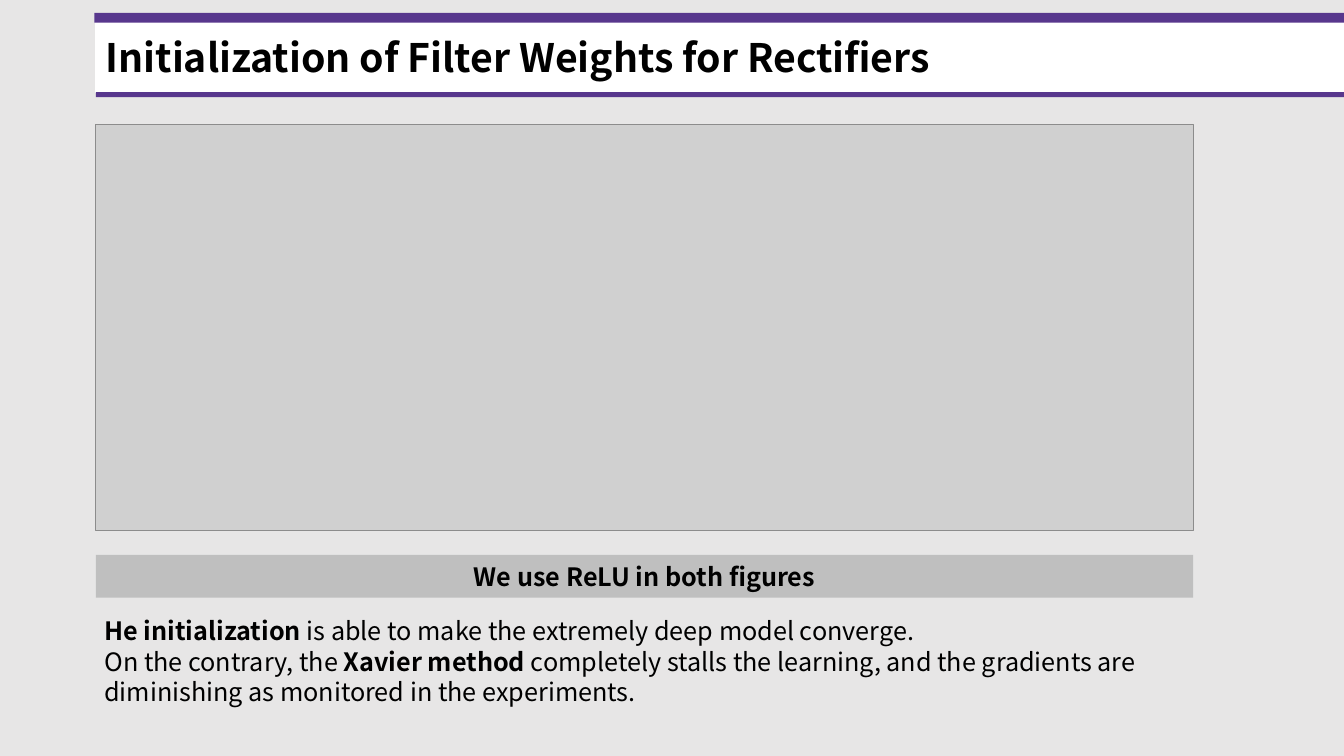
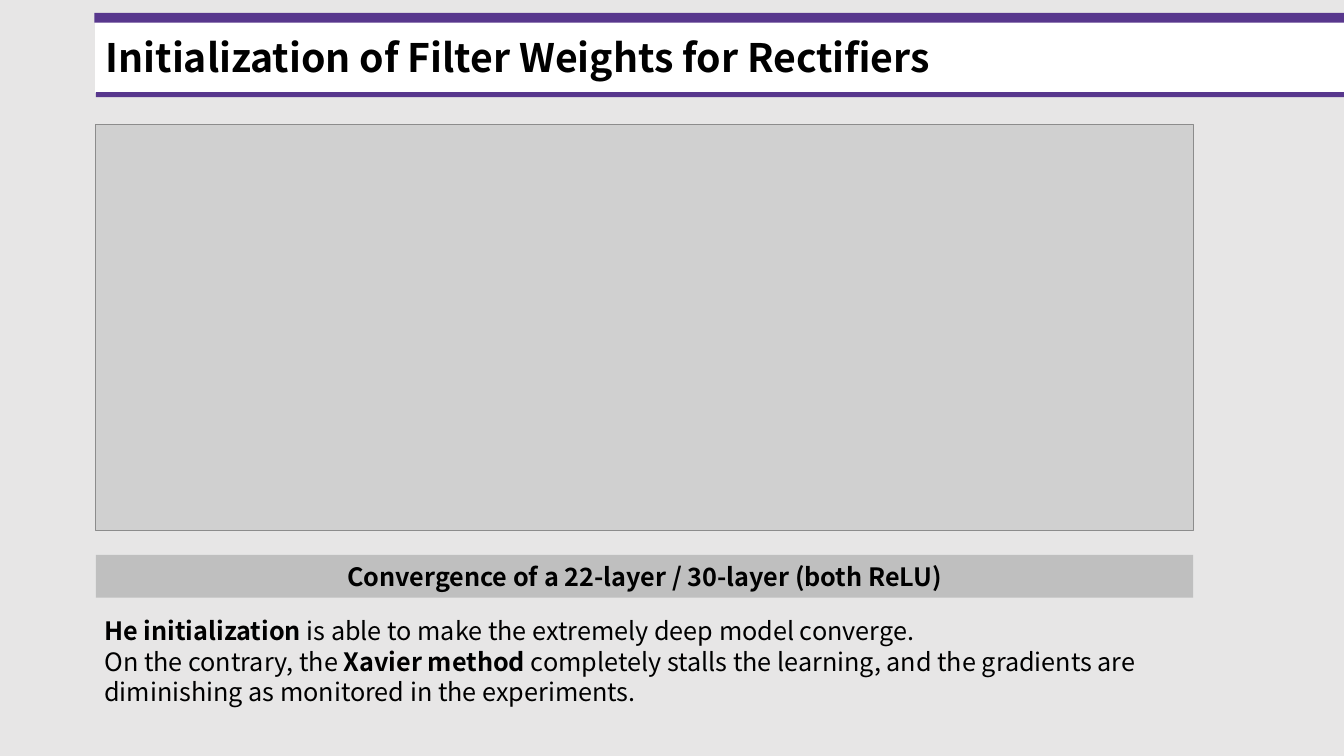
Before and after one commit to standing-o/Machine_Learning_Paper_Review, a slide deck: slide 15 of Paper.12_He_initialization/20211102_He_initialization.pptx (slide 16 before the commit). Drawn at 1344x756 pixels with LibreOffice and Linux fonts; fonts in the diff are those of the drawing; grey boxes stand for pictures. Boxes give left, top, right and bottom in pixels: in the first picture for what was removed or moved away, otherwise in the second. Text is boxed around its words. In the diff, an @@ line names an element or a change of style, - is before the commit and + after.

```diff
--- a/Paper.12_He_initialization/20211102_He_initialization.pptx
+++ b/Paper.12_He_initialization/20211102_He_initialization.pptx
@@ text in rectangle at <box>347,565,941,592</box>: text changed @@
-We use ReLU in both figures
+Convergence of a 22-layer / 30-layer (both ReLU)
```
Also in this commit, not shown: 2 other slides changed, 1 slide removed, 1 other file.
